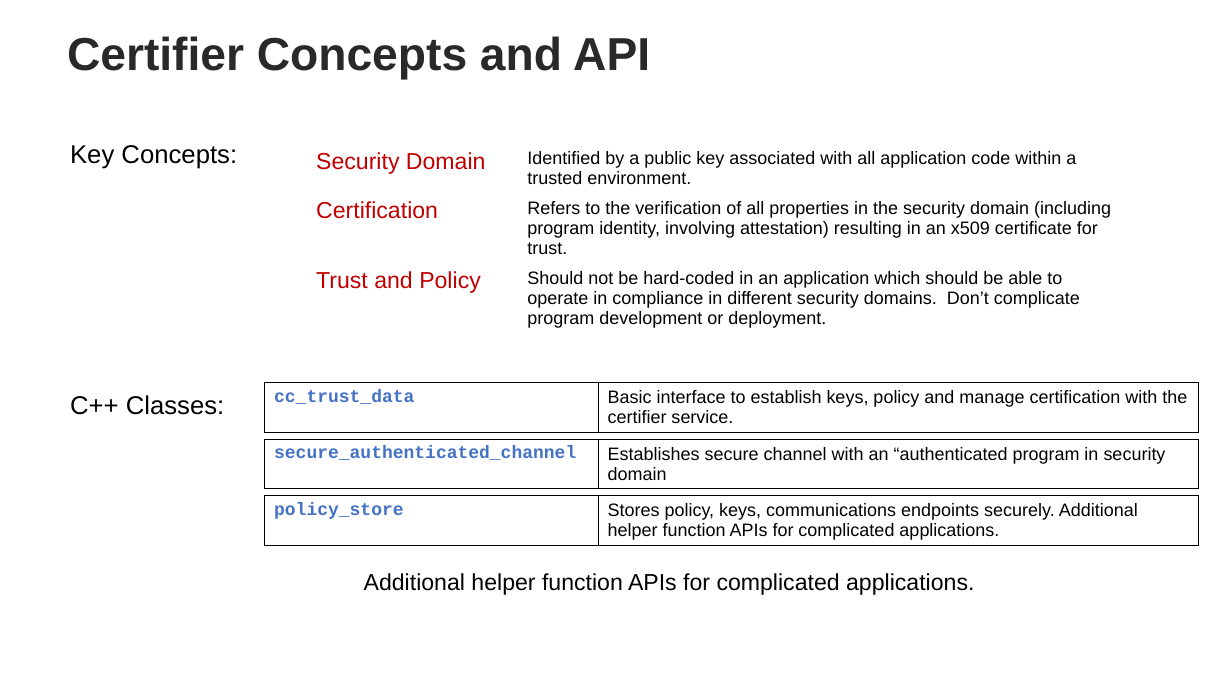
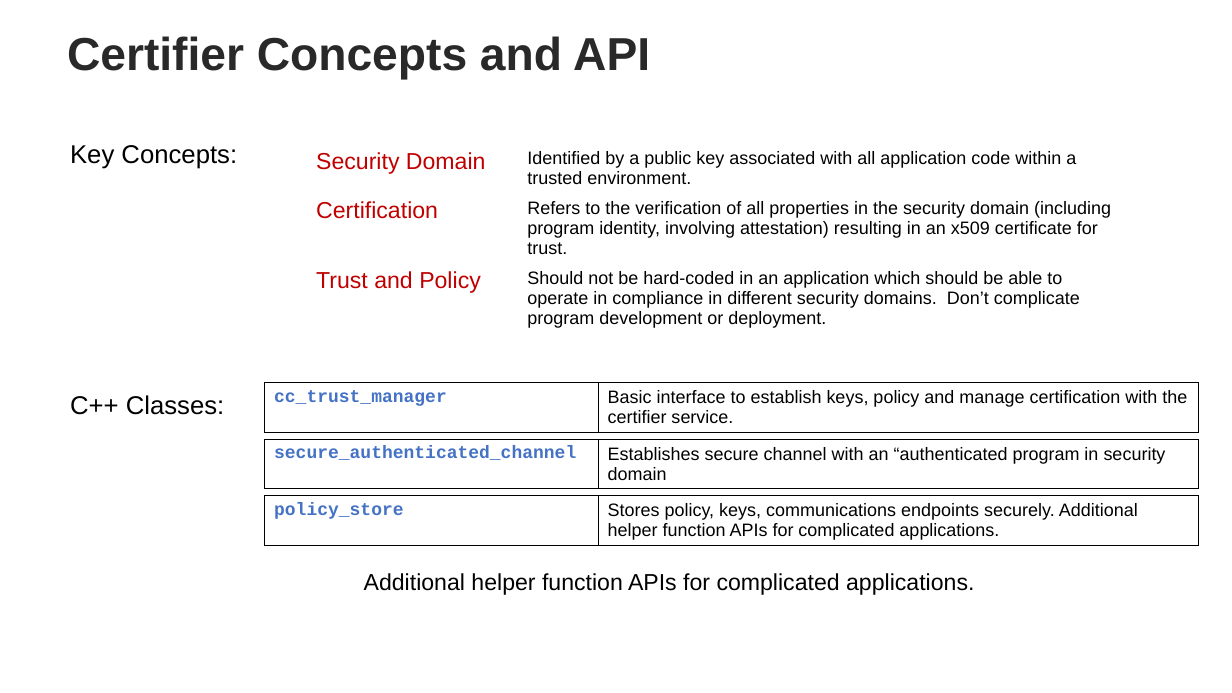
Before and after one commit to ccc-certifier-framework/certifier-framework-for-confidential-computing, a slide deck: slide 4 of Doc/2023-CC-SummitTechnical-Final.pptx. Drawn at 1232x693 pixels with LibreOffice and Linux fonts; fonts in the diff are those of the drawing; background and template pictures are left out. Boxes give left, top, right and bottom in pixels: in the first picture for what was removed or moved away, otherwise in the second. Text is boxed around its words. In the diff, an @@ line names an element or a change of style, - is before the commit and + after.

```diff
--- a/Doc/2023-CC-SummitTechnical-Final.pptx
+++ b/Doc/2023-CC-SummitTechnical-Final.pptx
@@ table at [265, 383, 1200, 435] @@
-row 1, column 1: cc_trust_data
+row 1, column 1: cc_trust_manager
```
Also in this commit, not shown: 1 other slide changed, 4 other files.
